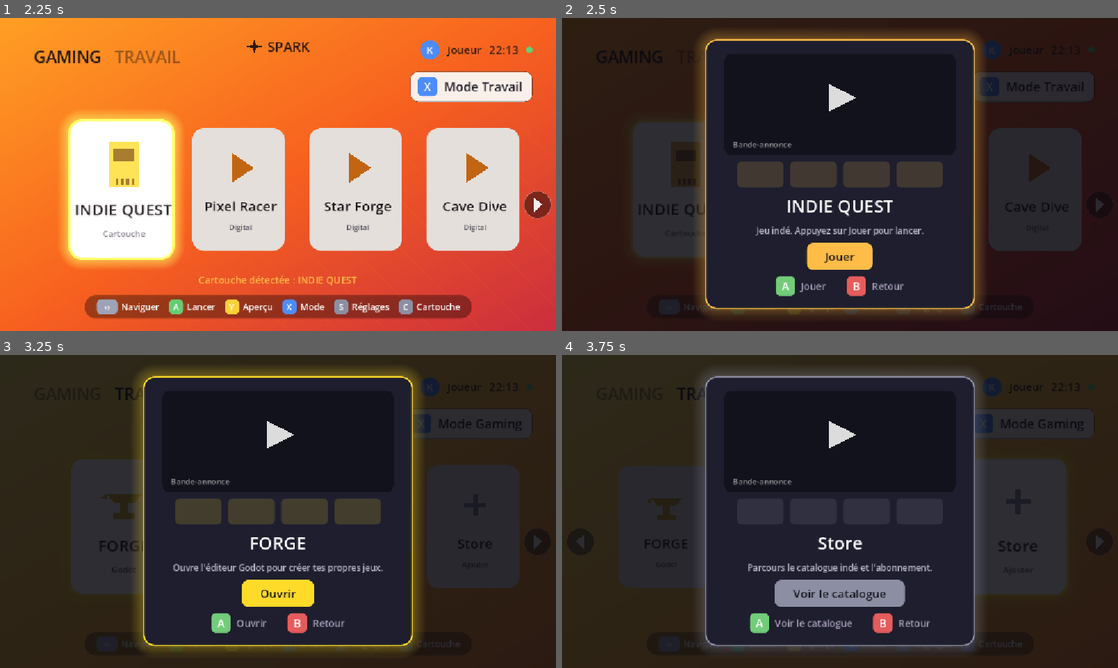
Above: before the commit, frames 1-4 (two rows, left to right).
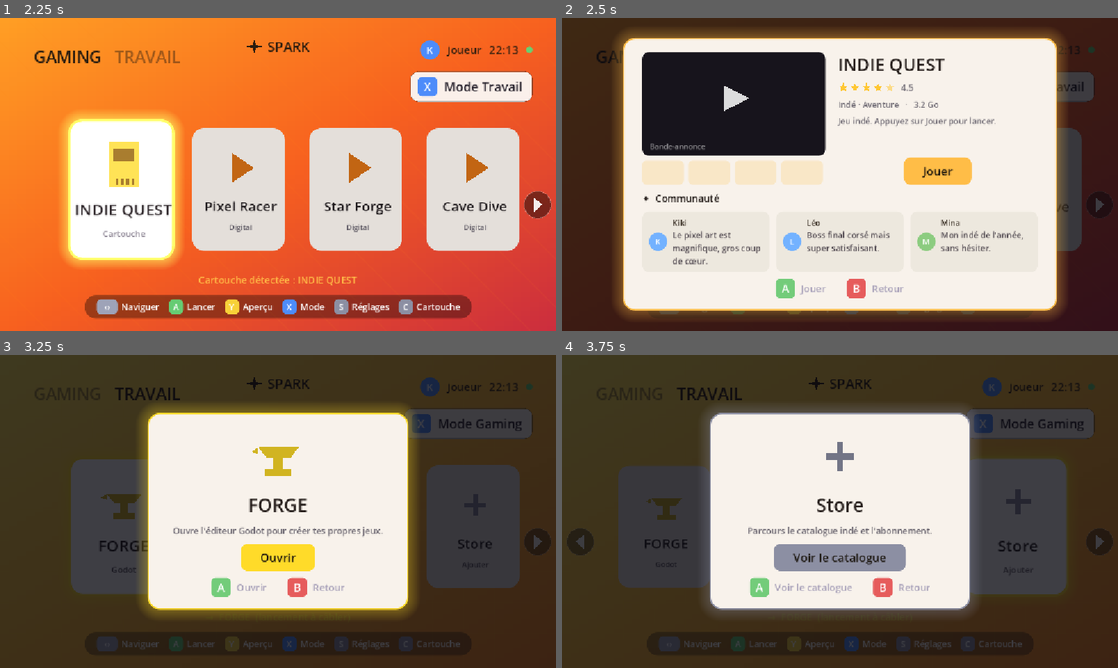
Above: after the commit, the same moments.

Repository: kilian-quittard/gaming-console-os
Game: Godot game, scene res://scenes/Main.tscn
Same seed, same stepped clock (60 frames per second), same inputs: the game is played once before the commit and once after it.
Inputs:
- Up to frame 1 (2.25 s): tap Enter (ui_accept) at 0.5, 0.77, 1.52 s; hold Right (ui_right) 0.53-1.28 s; hold Y (preview) 0.53-1.28 s; hold Down (ui_down) 1.28-2.03 s; tap Y (preview) at 1.35 s; hold Right (ui_right) from 2.03 s (still down); hold C (toggle_cartridge) from 2.03 s (still down)
- Up to frame 2 (2.5 s): keep holding Right (ui_right); keep holding C (toggle_cartridge); tap Y (preview) at 2.3 s
- Up to frame 3 (3.25 s): tap Enter (ui_accept) at 2.75, 3.02 s; release Right (ui_right) at 2.78 s; release C (toggle_cartridge) at 2.78 s; hold Up (ui_up) from 2.78 s (still down); tap X (toggle_mode) at 2.85 s; tap Y (preview) at 3.05 s
- Up to frame 4 (3.75 s): tap Enter (ui_accept) at 3.5 s; release Up (ui_up) at 3.53 s; hold Left (ui_left) from 3.53 s (still down); hold Y (preview) from 3.53 s (still down)

Frame 1 is identical in both runs. In frame 2, 64% of the frame differs, in the area x 9-91%, y 2-98%; in frame 3, 43%; in frame 4, 42%.

Commit message:
Front-end: themed light preview + enriched game page with rating/genre/size + community comments
Preview overlay is now theme-aware (light card on light themes, not a grey modal). Game pages are enriched: two columns (trailer + thumbnails / title, star rating, genre+size meta, description, Play) plus a Miiverse-style Communaute section with comment cards (avatar + name + text). Non-game items keep a simple icon page. Shared _make_play_button/_make_preview_hints helpers.

Co-Authored-By: Claude Opus 4.8 <noreply@anthropic.com>

Diff:
--- a/frontend/scripts/Main.gd
+++ b/frontend/scripts/Main.gd
@@ -1054,10 +1054,93 @@
 	return l
 
 
+func _star5_points(ctr: Vector2, r: float) -> PackedVector2Array:
+	var pts := PackedVector2Array()
+	for i in 10:
+		var ang := deg_to_rad(-90.0 + i * 36.0)
+		var rr := r if i % 2 == 0 else r * 0.45
+		pts.append(ctr + Vector2(cos(ang), sin(ang)) * rr)
+	return pts
+
+
+func _make_rating(value: float) -> Control:
+	var c := Control.new()
+	c.custom_minimum_size = Vector2(5 * 24, 22)
+	c.mouse_filter = Control.MOUSE_FILTER_IGNORE
+	c.draw.connect(func() -> void:
+		var gold := Color(1.0, 0.78, 0.20)
+		var empty := Color(0.55, 0.55, 0.60, 0.45)
+		for i in 5:
+			var ctr := Vector2(11 + i * 24, c.size.y * 0.5)
+			var col := empty
+			if i < int(floor(value)):
+				col = gold
+			elif value - i >= 0.5:
+				col = Color(1.0, 0.78, 0.20, 0.55)
+			c.draw_colored_polygon(_star5_points(ctr, 9.0), col)
+	)
+	return c
+
+
+func _make_comment(author: String, text: String, light: bool) -> PanelContainer:
+	var card := PanelContainer.new()
+	card.size_flags_horizontal = Control.SIZE_EXPAND_FILL
+	var sb := StyleBoxFlat.new()
+	sb.bg_color = Color(0.93, 0.91, 0.87) if light else Color(0.16, 0.16, 0.22)
+	sb.set_corner_radius_all(14)
+	sb.content_margin_left = 14
+	sb.content_margin_right = 14
+	sb.content_margin_top = 11
+	sb.content_margin_bottom = 11
+	card.add_theme_stylebox_override("panel", sb)
+
+	var hb := HBoxContainer.new()
+	hb.add_theme_constant_override("separation", 11)
+	card.add_child(hb)
+
+	var palette := [Color(1.0, 0.55, 0.30), Color(0.45, 0.70, 1.0), Color(0.55, 0.80, 0.50), Color(0.85, 0.55, 0.95)]
+	var av := Panel.new()
+	av.custom_minimum_size = Vector2(38, 38)
+	av.size_flags_vertical = Control.SIZE_SHRINK_CENTER
+	var asb := StyleBoxFlat.new()
+	asb.bg_color = palette[abs(author.hash()) % palette.size()]
+	asb.set_corner_radius_all(19)
+	av.add_theme_stylebox_override("panel", asb)
+	var ai := Label.new()
+	ai.text = author.substr(0, 1).to_upper()
+	ai.set_anchors_preset(Control.PRESET_FULL_RECT)
+	ai.horizontal_alignment = HORIZONTAL_ALIGNMENT_CENTER
+	ai.vertical_alignment = VERTICAL_ALIGNMENT_CENTER
+	ai.add_theme_color_override("font_color", Color(1, 1, 1))
+	av.add_child(ai)
+	hb.add_child(av)
+
+	var col := VBoxContainer.new()
+	col.add_theme_constant_override("separation", 2)
+	col.size_flags_horizontal = Control.SIZE_EXPAND_FILL
+	hb.add_child(col)
+	var nm := Label.new()
+	nm.text = author
+	nm.add_theme_font_size_override("font_size", 16)
+	nm.add_theme_color_override("font_color", Color(0.20, 0.16, 0.12) if light else Color(0.95, 0.93, 0.80))
+	col.add_child(nm)
+	var tx := Label.new()
+	tx.text = text
+	tx.add_theme_font_size_override("font_size", 17)
+	tx.autowrap_mode = TextServer.AUTOWRAP_WORD_SMART
+	tx.add_theme_color_override("font_color", Color(0.30, 0.27, 0.30) if light else Color(0.80, 0.80, 0.85))
+	col.add_child(tx)
+	return card
+
+
 func _open_preview(item: Dictionary) -> void:
 	_in_preview = true
 	_preview_item = item
 	var accent: Color = _icon_color(item.kind)
+	var light := _light_tiles()
+	var is_game: bool = item.kind == "game" or item.kind == "cartridge_in"
+	var txt: Color = Color(0.14, 0.11, 0.10) if light else Color(0.95, 0.95, 0.97)
+	var muted: Color = Color(0.42, 0.40, 0.44) if light else Color(0.72, 0.70, 0.78)
 
 	_preview_layer = Control.new()
 	_preview_layer.set_anchors_preset(Control.PRESET_FULL_RECT)
@@ -1065,7 +1148,7 @@
 	add_child(_preview_layer)
 
 	var backdrop := ColorRect.new()
-	backdrop.color = Color(0.03, 0.03, 0.06, 0.85)
+	backdrop.color = Color(0.03, 0.03, 0.06, 0.78)
 	backdrop.set_anchors_preset(Control.PRESET_FULL_RECT)
 	_preview_layer.add_child(backdrop)
 
@@ -1075,72 +1158,105 @@
 
 	var card := PanelContainer.new()
 	var cs := StyleBoxFlat.new()
-	cs.bg_color = Color(0.12, 0.12, 0.18)
+	cs.bg_color = Color(0.97, 0.95, 0.92) if light else Color(0.12, 0.12, 0.18)
 	cs.set_corner_radius_all(24)
 	cs.content_margin_left = 40
 	cs.content_margin_right = 40
 	cs.content_margin_top = 30
-	cs.content_margin_bottom = 28
+	cs.content_margin_bottom = 26
 	cs.set_border_width_all(3)
 	cs.border_color = accent
-	cs.shadow_color = Color(accent, 0.28)
+	cs.shadow_color = Color(accent, 0.30)
 	cs.shadow_size = 26
 	card.add_theme_stylebox_override("panel", cs)
+	if is_game:
+		card.custom_minimum_size = Vector2(900, 0)
 	center.add_child(card)
 
 	var vb := VBoxContainer.new()
-	vb.add_theme_constant_override("separation", 13)
+	vb.add_theme_constant_override("separation", 14)
 	vb.alignment = BoxContainer.ALIGNMENT_CENTER
 	card.add_child(vb)
 
-	# --- Media area: placeholder "trailer" (16:9) with play watermark ---
+	var al := _action_label(item)
+
+	if not is_game:
+		# Simple page for FORGE / apps / store: icon + title + desc + action.
+		var iw := CenterContainer.new()
+		vb.add_child(iw)
+		iw.add_child(_make_icon(item.kind, accent if not light else accent.darkened(0.18), Vector2(120, 120)))
+		var st := Label.new()
+		st.text = item.title
+		st.horizontal_alignment = HORIZONTAL_ALIGNMENT_CENTER
+		st.add_theme_font_size_override("font_size", 38)
+		st.add_theme_color_override("font_color", txt)
+		vb.add_child(st)
+		var sd := Label.new()
+		sd.text = _desc_for(item)
+		sd.horizontal_alignment = HORIZONTAL_ALIGNMENT_CENTER
+		sd.autowrap_mode = TextServer.AUTOWRAP_WORD_SMART
+		sd.add_theme_font_size_override("font_size", 18)
+		sd.add_theme_color_override("font_color", muted)
+		sd.custom_minimum_size.x = 460
+		vb.add_child(sd)
+		if al != "":
+			vb.add_child(_make_play_button(al, accent))
+		vb.add_child(_make_preview_hints(al))
+		var tw0 := create_tween()
+		tw0.tween_property(_preview_layer, "modulate:a", 1.0, 0.18)
+		return
+
+	# --- Enriched game page: two columns ---
+	var top := HBoxContainer.new()
+	top.add_theme_constant_override("separation", 26)
+	vb.add_child(top)
+
+	# Left column: media + thumbnails
+	var leftc := VBoxContainer.new()
+	leftc.add_theme_constant_override("separation", 10)
+	top.add_child(leftc)
+
 	var media := Panel.new()
-	media.custom_minimum_size = Vector2(480, 210)
+	media.custom_minimum_size = Vector2(380, 214)
 	var msb := StyleBoxFlat.new()
-	msb.bg_color = Color(0.07, 0.07, 0.11)
-	msb.set_corner_radius_all(16)
+	msb.bg_color = Color(0.09, 0.08, 0.11)
+	msb.set_corner_radius_all(14)
 	media.add_theme_stylebox_override("panel", msb)
-	vb.add_child(media)
-
+	leftc.add_child(media)
 	var ov := Control.new()
 	ov.set_anchors_preset(Control.PRESET_FULL_RECT)
 	ov.mouse_filter = Control.MOUSE_FILTER_IGNORE
 	ov.draw.connect(func() -> void:
 		var c := ov.size * 0.5
-		c.y -= 14.0
+		c.y -= 12.0
 		ov.draw_colored_polygon(PackedVector2Array([
-			c + Vector2(-22, -28), c + Vector2(-22, 28), c + Vector2(34, 0),
+			c + Vector2(-20, -26), c + Vector2(-20, 26), c + Vector2(32, 0),
 		]), Color(1, 1, 1, 0.85))
 	)
 	media.add_child(ov)
-
 	var mlabel := Label.new()
 	mlabel.text = "Bande-annonce"
-	mlabel.add_theme_font_size_override("font_size", 16)
+	mlabel.add_theme_font_size_override("font_size", 15)
 	mlabel.modulate = Color(1, 1, 1, 0.55)
 	mlabel.set_anchors_preset(Control.PRESET_BOTTOM_LEFT)
-	mlabel.offset_left = 18
-	mlabel.offset_top = -34
-	mlabel.offset_bottom = -10
+	mlabel.offset_left = 16
+	mlabel.offset_top = -30
+	mlabel.offset_bottom = -8
 	media.add_child(mlabel)
 
-	# --- Thumbnail strip (placeholder screenshots), highlight auto-cycles ---
 	var strip := HBoxContainer.new()
-	strip.add_theme_constant_override("separation", 14)
-	strip.alignment = BoxContainer.ALIGNMENT_CENTER
-	vb.add_child(strip)
+	strip.add_theme_constant_override("separation", 10)
+	leftc.add_child(strip)
 	var thumbs: Array[Panel] = []
 	for i in 4:
 		var tp := Panel.new()
-		tp.custom_minimum_size = Vector2(96, 54)
+		tp.custom_minimum_size = Vector2(86, 50)
 		var tsb := StyleBoxFlat.new()
-		tsb.bg_color = Color(accent, 0.16)
-		tsb.set_corner_radius_all(10)
+		tsb.bg_color = Color(accent, 0.22)
+		tsb.set_corner_radius_all(9)
 		tp.add_theme_stylebox_override("panel", tsb)
 		strip.add_child(tp)
 		thumbs.append(tp)
-
-	# Subtle "playing" motion: cycle the highlighted thumbnail.
 	var frame := [0]
 	var timer := Timer.new()
 	timer.wait_time = 0.9
@@ -1150,65 +1266,113 @@
 		frame[0] = (frame[0] + 1) % thumbs.size()
 		for i in thumbs.size():
 			var t2 := StyleBoxFlat.new()
-			t2.set_corner_radius_all(10)
+			t2.set_corner_radius_all(9)
 			if i == frame[0]:
-				t2.bg_color = Color(accent, 0.5)
+				t2.bg_color = Color(accent, 0.6)
 				t2.set_border_width_all(2)
 				t2.border_color = accent
 			else:
-				t2.bg_color = Color(accent, 0.16)
+				t2.bg_color = Color(accent, 0.22)
 			thumbs[i].add_theme_stylebox_override("panel", t2)
 	)
 
-	# --- Title + description ---
+	# Right column: title, rating, meta, desc, play
+	var rightc := VBoxContainer.new()
+	rightc.add_theme_constant_override("separation", 10)
+	rightc.size_flags_horizontal = Control.SIZE_EXPAND_FILL
+	top.add_child(rightc)
+
 	var t := Label.new()
 	t.text = item.title
-	t.horizontal_alignment = HORIZONTAL_ALIGNMENT_CENTER
 	t.add_theme_font_size_override("font_size", 36)
-	vb.add_child(t)
+	t.add_theme_color_override("font_color", txt)
+	rightc.add_child(t)
+
+	var rating := 4.0 + float(abs(item.title.hash()) % 11) / 10.0  # 4.0–5.0
+	var rrow := HBoxContainer.new()
+	rrow.add_theme_constant_override("separation", 10)
+	rightc.add_child(rrow)
+	rrow.add_child(_make_rating(rating))
+	var rl := Label.new()
+	rl.text = "%.1f" % rating
+	rl.add_theme_font_size_override("font_size", 18)
+	rl.add_theme_color_override("font_color", muted)
+	rl.vertical_alignment = VERTICAL_ALIGNMENT_CENTER
+	rrow.add_child(rl)
+
+	var genres := ["Action", "Aventure", "Plateforme", "Rogue-lite", "Puzzle"]
+	var meta := Label.new()
+	meta.text = "Indé · %s   ·   %.1f Go" % [genres[abs(item.title.hash()) % genres.size()], 0.6 + float(abs(item.title.hash()) % 35) / 10.0]
+	meta.add_theme_font_size_override("font_size", 17)
+	meta.add_theme_color_override("font_color", muted)
+	rightc.add_child(meta)
 
 	var d := Label.new()
 	d.text = _desc_for(item)
-	d.horizontal_alignment = HORIZONTAL_ALIGNMENT_CENTER
 	d.autowrap_mode = TextServer.AUTOWRAP_WORD_SMART
-	d.add_theme_font_size_override("font_size", 18)
-	d.modulate = Color(0.72, 0.70, 0.78)
-	d.custom_minimum_size.x = 460
-	vb.add_child(d)
-
-	# --- Play button ---
-	var al := _action_label(item)
+	d.add_theme_font_size_override("font_size", 17)
+	d.add_theme_color_override("font_color", muted)
+	d.custom_minimum_size.x = 360
+	d.size_flags_vertical = Control.SIZE_EXPAND_FILL
+	rightc.add_child(d)
+
 	if al != "":
-		var btn := PanelContainer.new()
-		var bs := StyleBoxFlat.new()
-		bs.bg_color = accent
-		bs.set_corner_radius_all(14)
-		bs.content_margin_left = 38
-		bs.content_margin_right = 38
-		bs.content_margin_top = 11
-		bs.content_margin_bottom = 11
-		btn.add_theme_stylebox_override("panel", bs)
-		btn.size_flags_horizontal = Control.SIZE_SHRINK_CENTER
-		var bl := Label.new()
-		bl.text = al
-		bl.add_theme_font_size_override("font_size", 24)
-		bl.add_theme_color_override("font_color", Color(0.08, 0.08, 0.12))
-		btn.add_child(bl)
-		vb.add_child(btn)
-
-	# --- Hints: A launch, B back ---
+		rightc.add_child(_make_play_button(al, accent))
+
+	# --- Community comments (Miiverse-style) ---
+	var clabel := Label.new()
+	clabel.text = "✦  Communauté"
+	clabel.add_theme_font_size_override("font_size", 20)
+	clabel.add_theme_color_override("font_color", txt)
+	vb.add_child(clabel)
+
+	var comments := [
+		{"n": "Kiki", "t": "Le pixel art est magnifique, gros coup de cœur."},
+		{"n": "Léo", "t": "Boss final corsé mais super satisfaisant."},
+		{"n": "Mina", "t": "Mon indé de l'année, sans hésiter."},
+	]
+	var crow := HBoxContainer.new()
+	crow.add_theme_constant_override("separation", 14)
+	vb.add_child(crow)
+	for cm in comments:
+		crow.add_child(_make_comment(cm["n"], cm["t"], light))
+
+	vb.add_child(_make_preview_hints(al))
+
+	var tw := create_tween()
+	tw.tween_property(_preview_layer, "modulate:a", 1.0, 0.18)
+
+
+func _make_play_button(label: String, accent: Color) -> CenterContainer:
+	var wrap := CenterContainer.new()
+	var btn := PanelContainer.new()
+	var bs := StyleBoxFlat.new()
+	bs.bg_color = accent
+	bs.set_corner_radius_all(14)
+	bs.content_margin_left = 40
+	bs.content_margin_right = 40
+	bs.content_margin_top = 11
+	bs.content_margin_bottom = 11
+	btn.add_theme_stylebox_override("panel", bs)
+	var bl := Label.new()
+	bl.text = label
+	bl.add_theme_font_size_override("font_size", 24)
+	bl.add_theme_color_override("font_color", Color(0.10, 0.08, 0.05))
+	btn.add_child(bl)
+	wrap.add_child(btn)
+	return wrap
+
+
+func _make_preview_hints(al: String) -> HBoxContainer:
 	var hint := HBoxContainer.new()
 	hint.add_theme_constant_override("separation", 12)
 	hint.alignment = BoxContainer.ALIGNMENT_CENTER
-	vb.add_child(hint)
 	if al != "":
 		hint.add_child(_make_glyph_badge("A", Color(0.45, 0.80, 0.48)))
 		hint.add_child(_hint_label(al + "      "))
 	hint.add_child(_make_glyph_badge("B", Color(0.90, 0.36, 0.36)))
 	hint.add_child(_hint_label("Retour"))
-
-	var tw := create_tween()
-	tw.tween_property(_preview_layer, "modulate:a", 1.0, 0.18)
+	return hint
 
 
 func _preview_launch() -> void:
